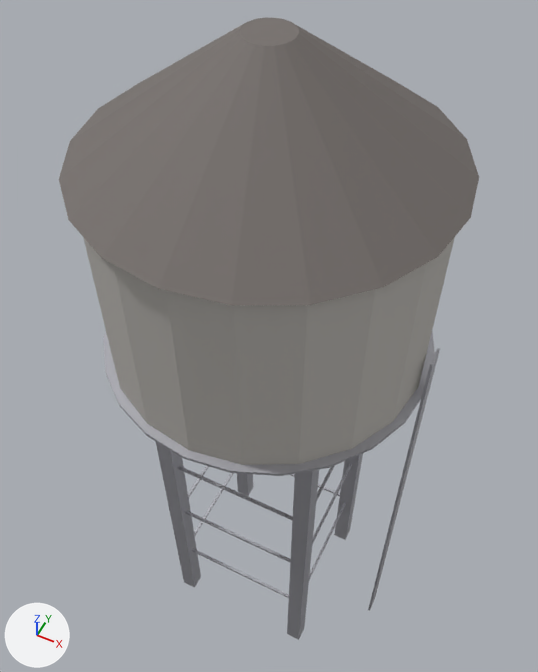
Renders of the glTF model sandbox/fromville/public/assets/kits/watertower.glb from each side of a commit.
Both versions are drawn from a 50 mm lens placed at (4.29, -8.59, 20.18), pointed at (-0.38, 0.75, 8.51). Arrows for +X, +Y and +Z are at lower left; the lights stay in place. The older version comes first. Where no turn or scale is listed for an object, it has been applied to the vertices.

Names of what the first picture shows: 'cap.001', 'ladder', 'leg', 'leg.002', 'leg.003', 'rail', 'tank' and 10 more.
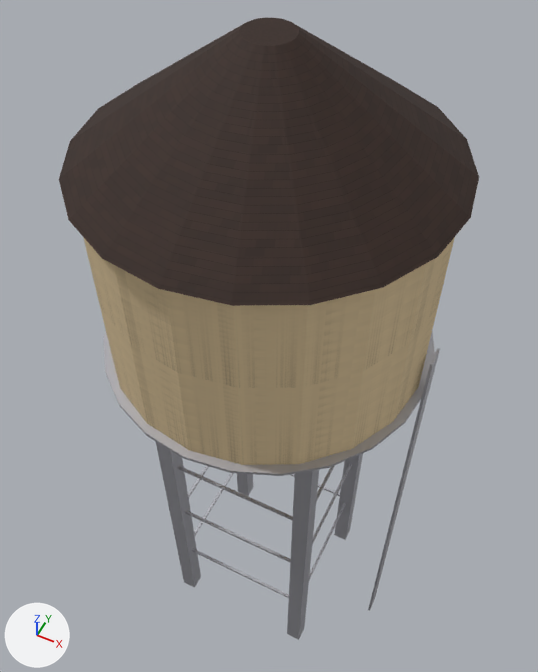
Diff of the bpy script that builds the scene:
```diff
--- a/sandbox/fromville/public/assets/kits/watertower.glb.py
+++ b/sandbox/fromville/public/assets/kits/watertower.glb.py
@@ img_fvtex_fvm_wall @@
+img_fvtex_fvm_wall = load_image('fvtex_fvm_wall', '_unpacked/fvtex_fvm_wall', 512, 512, 'sRGB')
@@ img_fvtex_fvm_roof @@
+img_fvtex_fvm_roof = load_image('fvtex_fvm_roof', '_unpacked/fvtex_fvm_roof', 512, 512, 'sRGB')
@@ mat_fvm_roof @@
 n0 = _N.new('ShaderNodeBsdfPrincipled'); n0.name = 'Principled BSDF'
-n0.inputs[0].default_value = (0.18, 0.16, 0.15, 1.0)  # 'Base Color', grey #766f6c
-n0.inputs[2].default_value = 0.75  # 'Roughness'
+n0.inputs[2].default_value = 0.8  # 'Roughness'
 n1 = _N.new('ShaderNodeOutputMaterial'); n1.name = 'Material Output'
+n2 = _N.new('ShaderNodeTexImage'); n2.name = 'Image Texture'
+n2.image = img_fvtex_fvm_roof
+n3 = _N.new('ShaderNodeMapping'); n3.name = 'Mapping'
+n3.inputs[3].default_value = (5.073, 5.073, 1.0)  # 'Scale'
+n4 = _N.new('ShaderNodeUVMap'); n4.name = 'UV Map'
+n4.uv_map = 'UVMap'
 _L.new(n0.outputs[0], n1.inputs[0])  # 'BSDF' to 'Surface'
+_L.new(n2.outputs[0], n0.inputs[0])  # 'Color' to 'Base Color'
+_L.new(n3.outputs[0], n2.inputs[0])  # 'Vector' to 'Vector'
+_L.new(n4.outputs[0], n3.inputs[0])  # 'UV' to 'Vector'
@@ mat_fvm_wall2 @@
 n0 = _N.new('ShaderNodeBsdfPrincipled'); n0.name = 'Principled BSDF'
-n0.inputs[0].default_value = (0.5, 0.48, 0.45, 1.0)  # 'Base Color', grey #bcb8b3
-n0.inputs[2].default_value = 0.85  # 'Roughness'
+n0.inputs[2].default_value = 0.9  # 'Roughness'
 n1 = _N.new('ShaderNodeOutputMaterial'); n1.name = 'Material Output'
+n2 = _N.new('ShaderNodeTexImage'); n2.name = 'Image Texture'
+n2.image = img_fvtex_fvm_wall
+n3 = _N.new('ShaderNodeMapping'); n3.name = 'Mapping'
+n3.inputs[3].default_value = (3.909, 3.909, 1.0)  # 'Scale'
+n4 = _N.new('ShaderNodeUVMap'); n4.name = 'UV Map'
+n4.uv_map = 'UVMap'
 _L.new(n0.outputs[0], n1.inputs[0])  # 'BSDF' to 'Surface'
+_L.new(n2.outputs[0], n0.inputs[0])  # 'Color' to 'Base Color'
+_L.new(n3.outputs[0], n2.inputs[0])  # 'Vector' to 'Vector'
+_L.new(n4.outputs[0], n3.inputs[0])  # 'UV' to 'Vector'
```

Changed parts and their boxes (x1, y1, x2, y2) in the pictures (538 x 672 px):
'cap.001', surface changed (grey to black): (59, 18, 479, 306) in both
'tank', surface changed: (83, 237, 455, 465) in both
